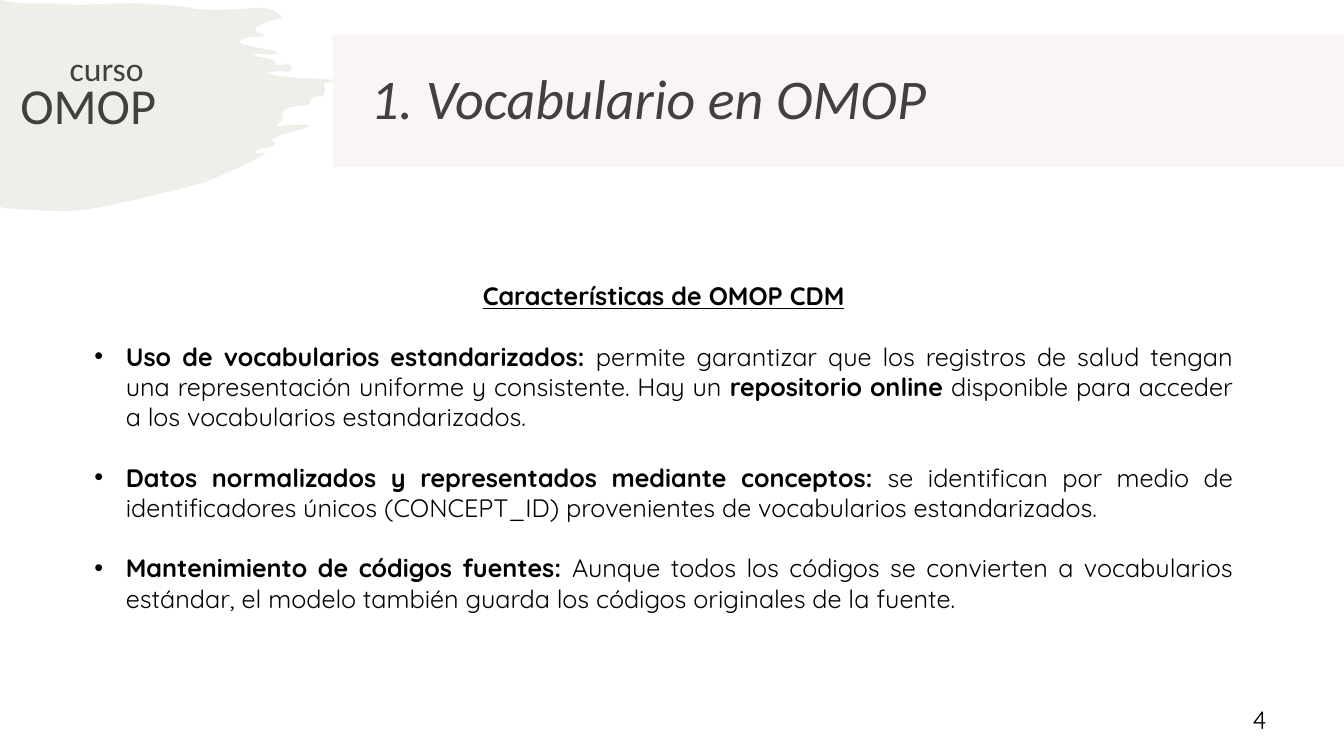
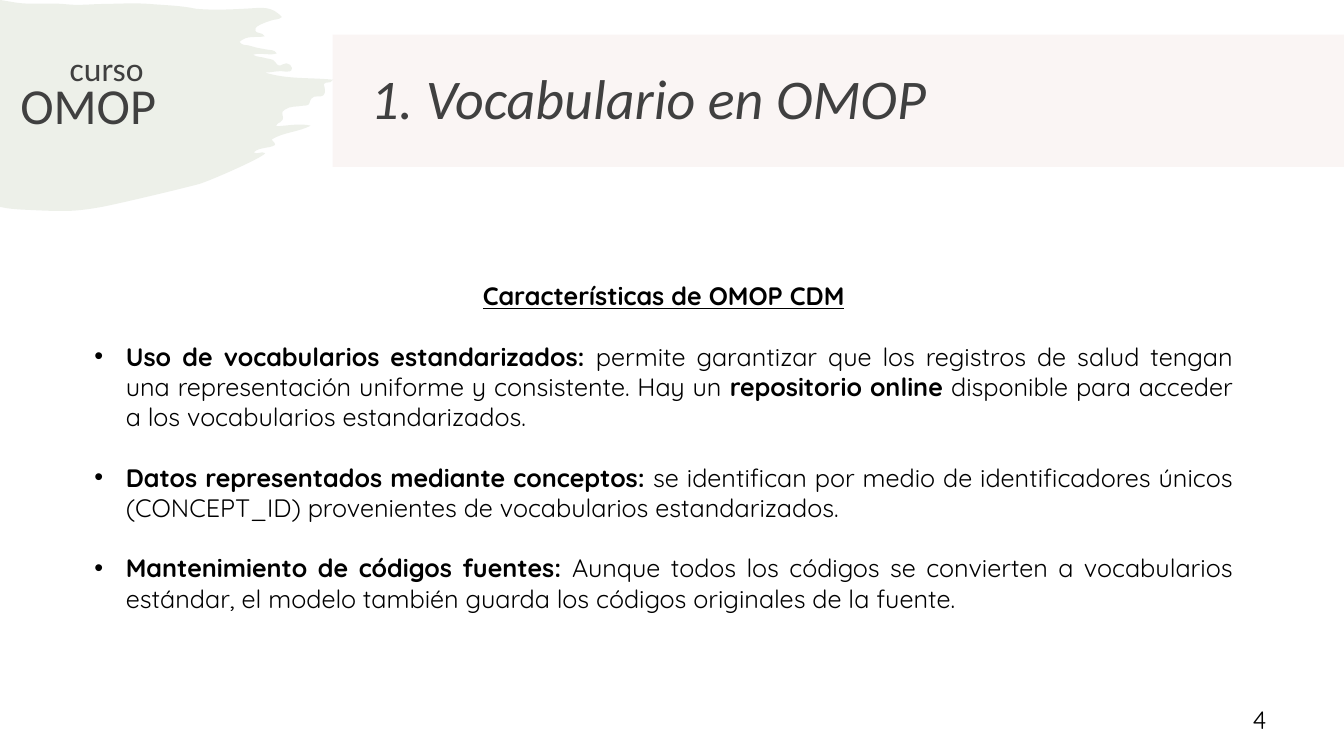
Before and after one commit to rwepi-idiapjgol/Curso_Introduccion_OMOP_2025, a slide deck: slide 4 of Dia2/CodeListGenerator/CodeListGenerator.pptx. Drawn at 1344x756 pixels with LibreOffice and Linux fonts; fonts in the diff are those of the drawing. Boxes give left, top, right and bottom in pixels: in the first picture for what was removed or moved away, otherwise in the second. Text is boxed around its words. In the diff, an @@ line names an element or a change of style, - is before the commit and + after.

```diff
--- a/Dia2/CodeListGenerator/CodeListGenerator.pptx
+++ b/Dia2/CodeListGenerator/CodeListGenerator.pptx
@@ text at box(126, 468, 1233, 522): text changed @@
-• Datos normalizados y representados mediante conceptos: se identifican por medio de identificadores únicos (CONCEPT_ID) provenientes de vocabularios estandarizados.
+• Datos representados mediante conceptos: se identifican por medio de identificadores únicos (CONCEPT_ID) provenientes de vocabularios estandarizados.
```
Also in this commit, not shown: 20 other slides changed, 1 slide added, 1 slide removed, 1 other file.
